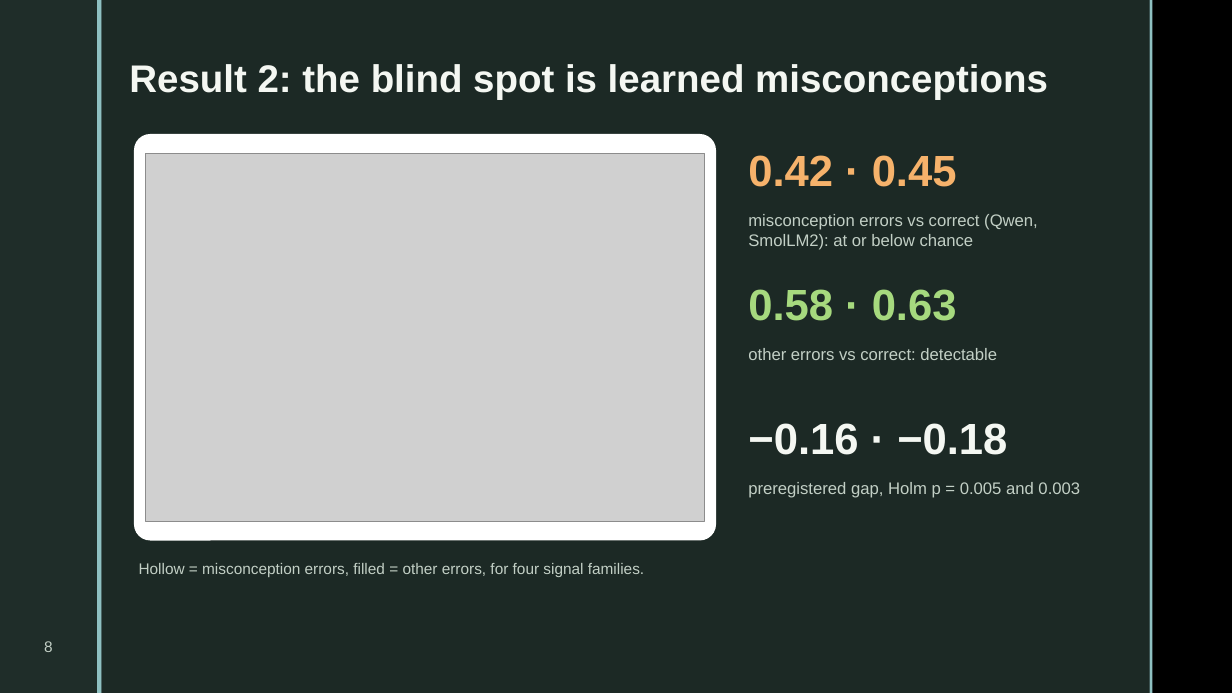
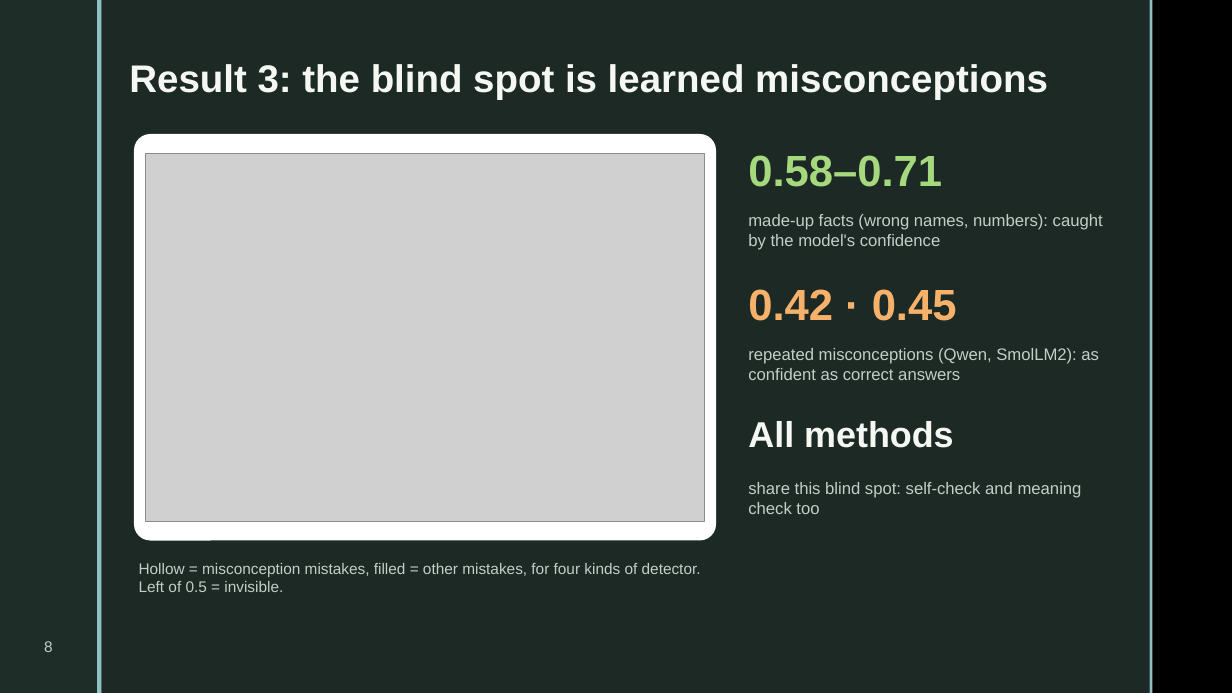
Before and after one commit to gouthamkrishna404/hallucination-detection, a slide deck: slide 8 of presentation/DA3_Hallucination_Detection.pptx. Drawn at 1232x693 pixels with LibreOffice and Linux fonts; fonts in the diff are those of the drawing; grey boxes stand for pictures; background and template pictures are left out. Boxes give left, top, right and bottom in pixels: in the first picture for what was removed or moved away, otherwise in the second. Text is boxed around its words. In the diff, an @@ line names an element or a change of style, - is before the commit and + after.

```diff
--- a/presentation/DA3_Hallucination_Detection.pptx
+++ b/presentation/DA3_Hallucination_Detection.pptx
@@ text at [129, 64, 1048, 99]: text changed @@
-Result 2: the blind spot is learned misconceptions
+Result 3: the blind spot is learned misconceptions
@@ text at [748, 155, 942, 187]: text changed; text colour #F6B26B to #A6D97E @@
-0.42 · 0.45
+0.58–0.71
@@ text at [748, 214, 1103, 250]: text changed @@
-misconception errors vs correct (Qwen, SmolLM2): at or below chance
+made-up facts (wrong names, numbers): caught by the model's confidence
@@ text at [748, 289, 957, 321]: text changed; text colour #A6D97E to #F6B26B @@
-0.58 · 0.63
+0.42 · 0.45
@@ text at [748, 348, 1099, 380]: text changed @@
-other errors vs correct: detectable
+repeated misconceptions (Qwen, SmolLM2): as confident as correct answers
@@ text at [748, 421, 954, 448]: text changed; size 34 to 28 pt @@
-−0.16 · −0.18
+All methods
@@ text at [748, 482, 1082, 514]: text changed @@
-preregistered gap, Holm p = 0.005 and 0.003
+share this blind spot: self-check and meaning check too
@@ text at [139, 563, 701, 592]: text changed @@
-Hollow = misconception errors, filled = other errors, for four signal families.
+Hollow = misconception mistakes, filled = other mistakes, for four kinds of detector. Left of 0.5 = invisible.
```
Also in this commit, not shown: 14 other slides changed, 1 slide added, 1 slide removed, 6 other files.
